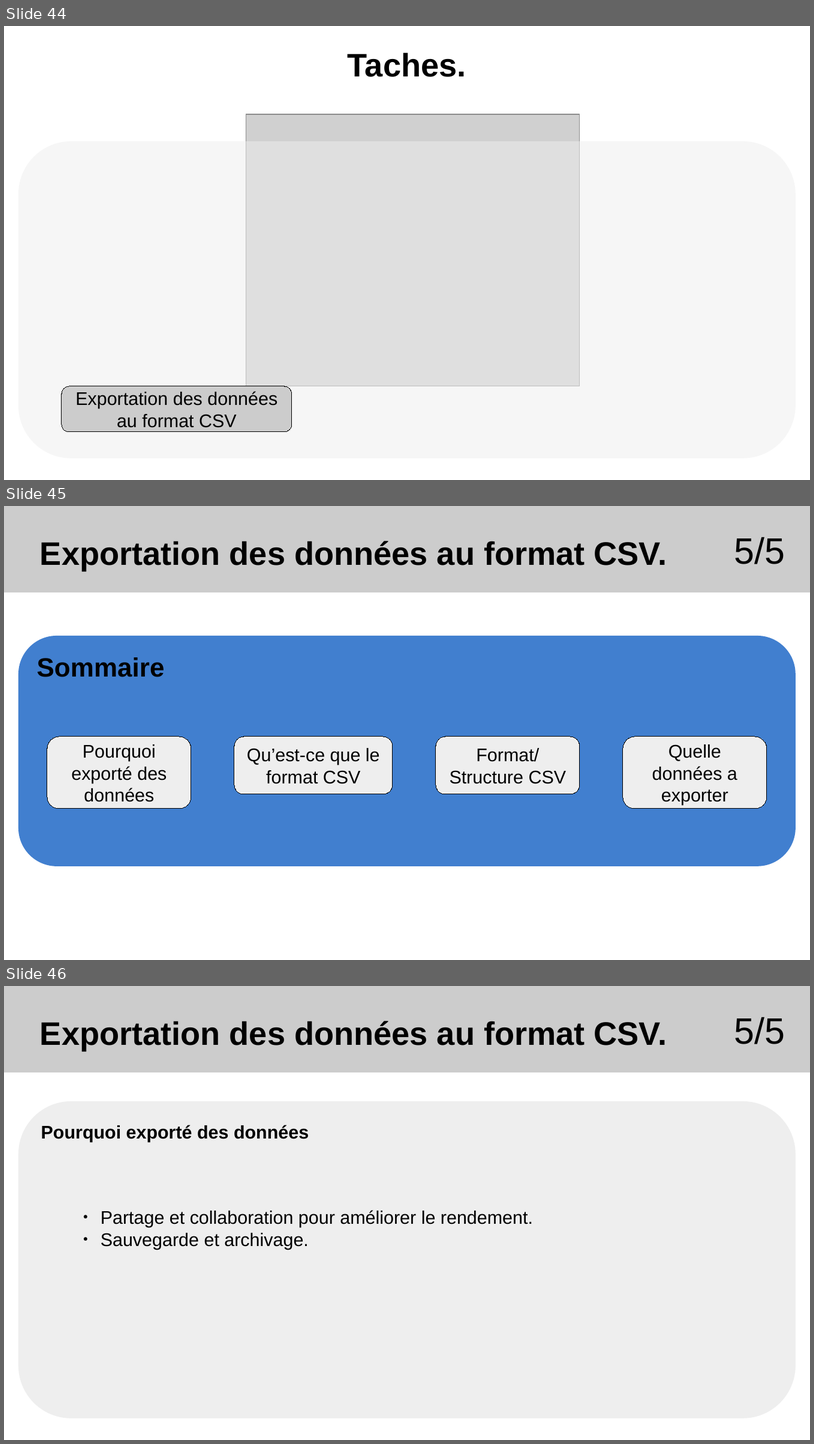
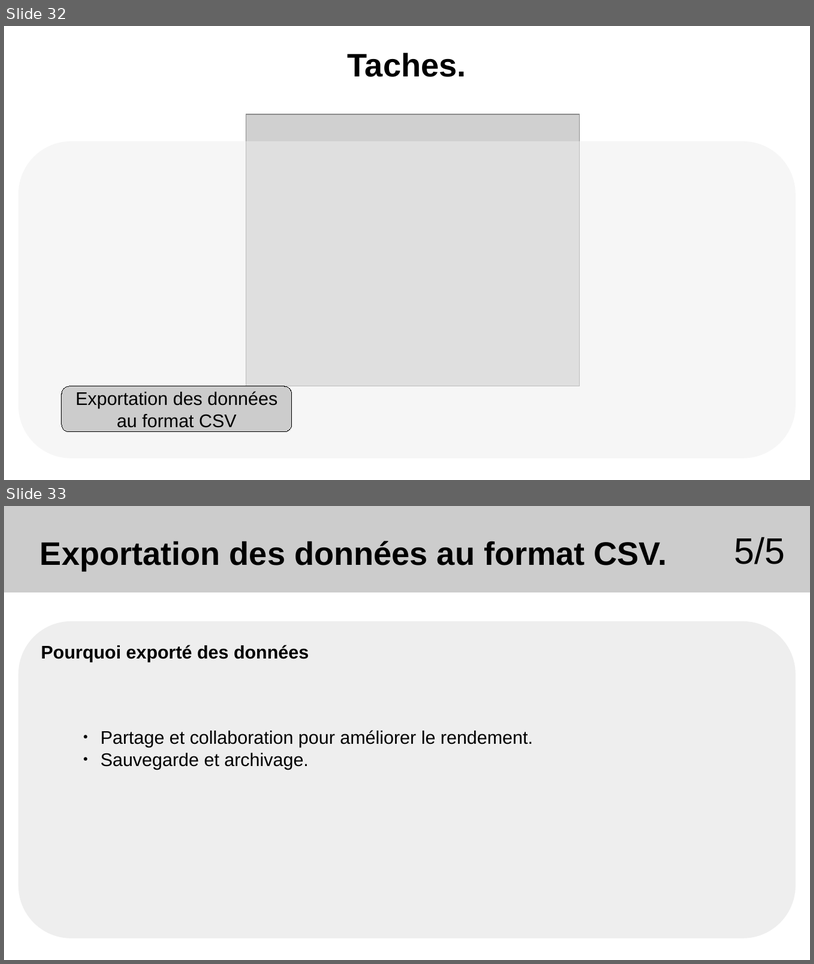
Before and after one commit to Sauvage89/sechoir-houblon, a slide deck: doc/diaporama/revu2/revu2_sauvage.odp. Shown one above the other, each under a label of ours: slides 44, 45 and 46 before the commit, slides 32 and 33 after it. The pictures are 814x1444 and 814x964 pixels, drawn with LibreOffice and Linux fonts; fonts in the diff are those of the drawing; grey boxes stand for pictures. Boxes give left, top, right and bottom in pixels: in the first picture for what was removed or moved away, otherwise in the second. Text is boxed around its words. In the diff, an @@ line names an element or a change of style, - is before the commit and + after.

```diff
--- a/doc/diaporama/revu2/revu2_sauvage.odp
+++ b/doc/diaporama/revu2/revu2_sauvage.odp
@@ slide 45 removed at (x1=4, y1=506, x2=810, y2=960), background #FFFFFF @@
@@ rectangle removed at (x1=4, y1=506, x2=810, y2=592) @@
@@ text removed at (x1=40, y1=541, x2=668, y2=571) @@
-Exportation des données au format CSV.
@@ text removed at (x1=734, y1=537, x2=785, y2=564) @@
-5/5
@@ rounded rectangle removed at (x1=18, y1=636, x2=797, y2=866) @@
-Sommaire
@@ rounded rectangle removed at (x1=47, y1=736, x2=191, y2=808) @@
-Pourquoi exporté des données
@@ rounded rectangle removed at (x1=234, y1=736, x2=393, y2=795) @@
-Qu’est-ce que le format CSV
@@ rounded rectangle removed at (x1=437, y1=736, x2=581, y2=795) @@
-Format/Structure CSV
@@ rounded rectangle removed at (x1=623, y1=736, x2=767, y2=808) @@
-Quelle données a exporter
@@ what was slide 44 is now slide 32 @@
@@ what was slide 46 is now slide 33 @@
```
Also in this commit, not shown: 22 slides changed, 1 slide added, 14 other slides removed, 2 other files.
